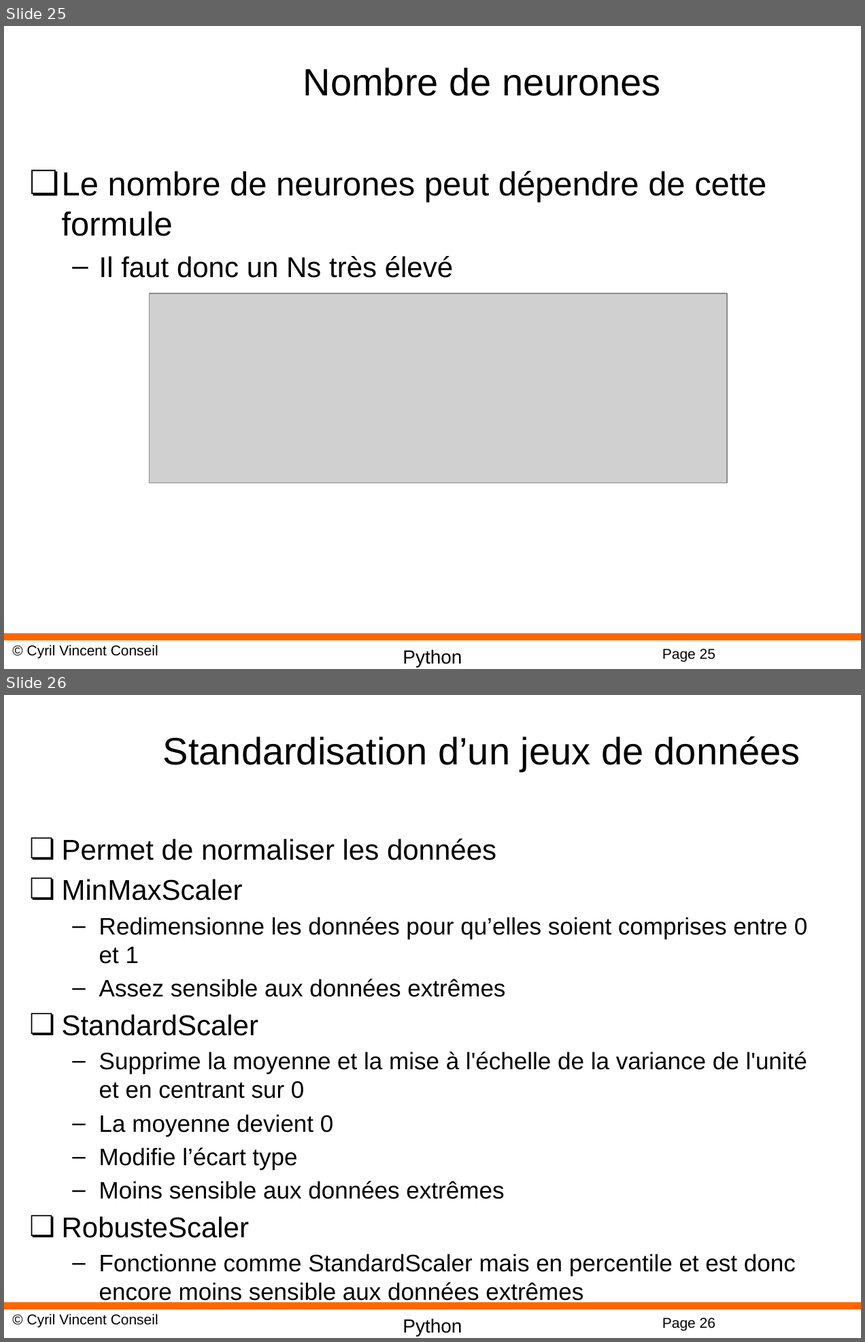
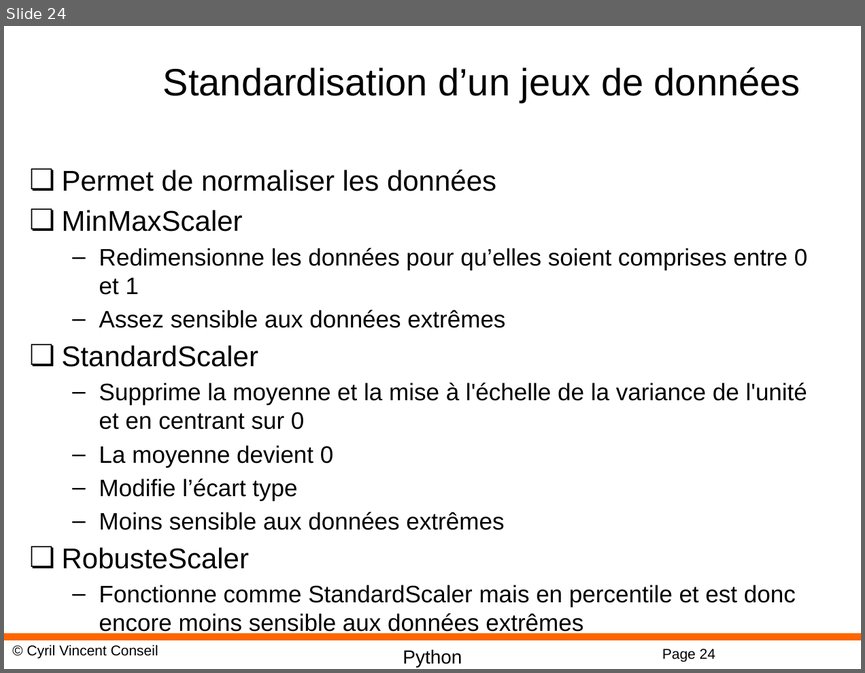
Before and after one commit to cyrilvincent/ML, a slide deck: PPT/MachineLearning18-NeuralNetwork.pptx. Shown one above the other, each under a label of ours: slides 25 and 26 before the commit, slide 24 after it. The pictures are 865x1342 and 865x673 pixels, drawn with LibreOffice and Linux fonts; fonts in the diff are those of the drawing; grey boxes stand for pictures; background and template pictures are left out. Boxes give left, top, right and bottom in pixels: in the first picture for what was removed or moved away, otherwise in the second. Text is boxed around its words. In the diff, an @@ line names an element or a change of style, - is before the commit and + after.

```diff
--- a/PPT/MachineLearning18-NeuralNetwork.pptx
+++ b/PPT/MachineLearning18-NeuralNetwork.pptx
@@ slide 25 removed at (4,26,861,669), background #FFFFFF; not listed: 4 template elements that a slide beside it also shows @@
@@ title removed at (303,67,660,96) @@
-Nombre de neurones
@@ text removed at (62,171,766,278) @@
-❏ Le nombre de neurones peut dépendre de cette formule
-  – Il faut donc un Ns très élevé
@@ picture removed at (149,293,726,483) @@
@@ what was slide 26 is now slide 24 @@
@@ page number at (662,648,715,661): text changed @@
-Page 26
+Page 24
```
Also in this commit, not shown: 1 slide added, 2 other slides removed, 15 other files.
